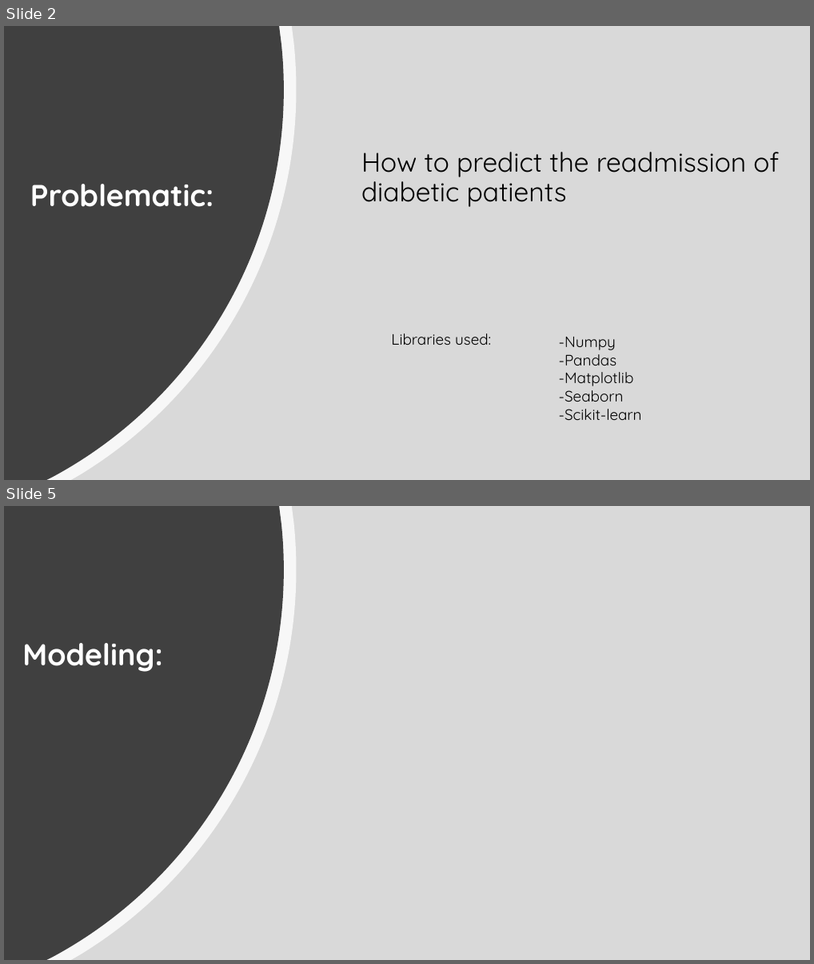
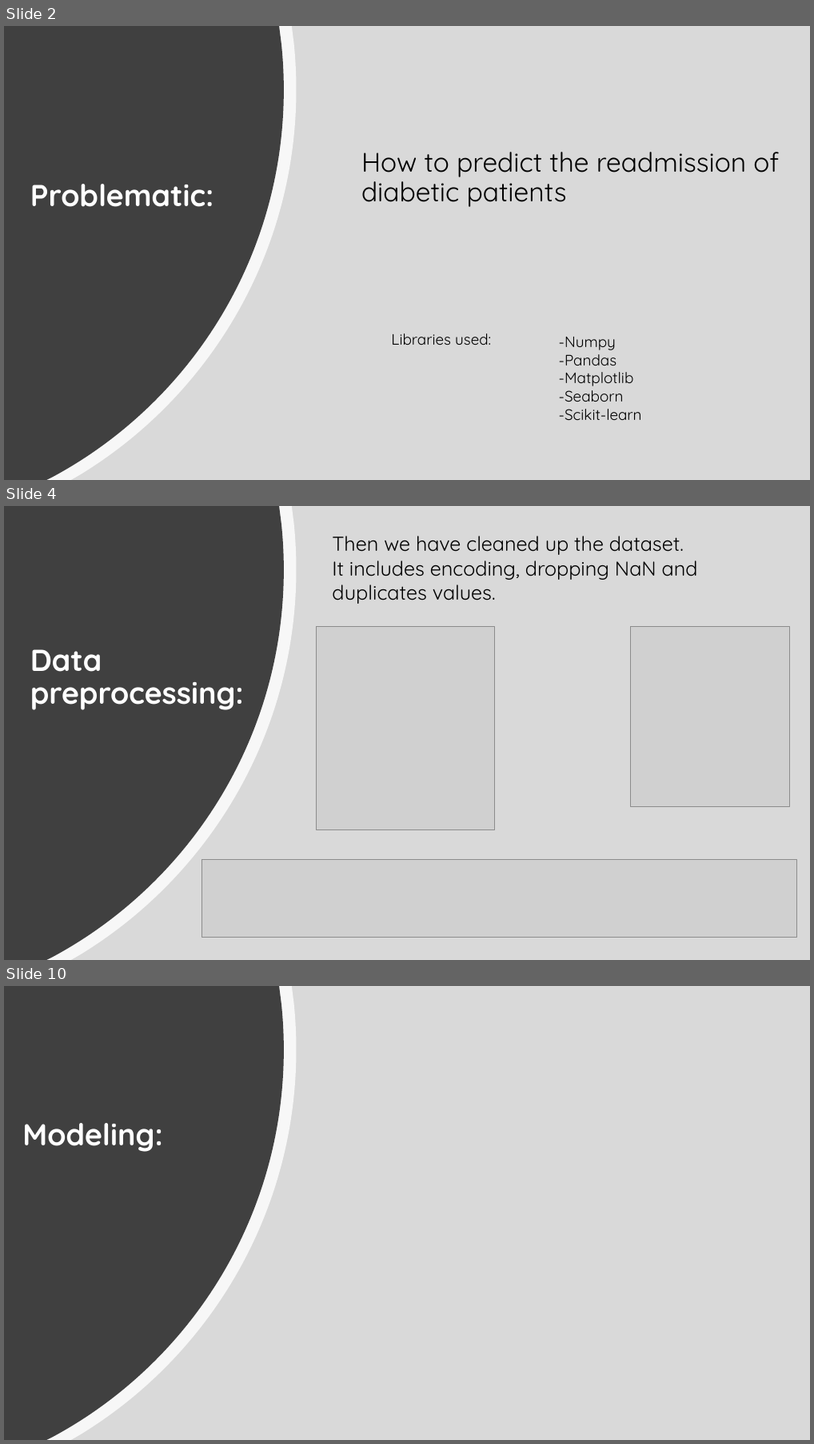
Before and after one commit to Const679/Python-Diabete, a slide deck: Readmission of the Diabetics patients.pptx. Shown one above the other, each under a label of ours: slides 2 and 5 before the commit, slides 2, 4 and 10 after it; the slides between them are not shown. The pictures are 814x964 and 814x1444 pixels, drawn with LibreOffice and Linux fonts; fonts in the diff are those of the drawing; grey boxes stand for pictures. Boxes give left, top, right and bottom in pixels: in the first picture for what was removed or moved away, otherwise in the second. Text is boxed around its words. In the diff, an @@ line names an element or a change of style, - is before the commit and + after.

```diff
--- a/Readmission of the Diabetics patients.pptx
+++ b/Readmission of the Diabetics patients.pptx
@@ slide 4 added at (4, 506, 810, 960), background #FFFFFF @@
@@ rectangle added at (4, 506, 810, 960), fill #D9D9D9 @@
@@ freeform shape added at (4, 506, 297, 960), fill #FFFFFF at 80% opacity @@
@@ freeform shape added at (4, 506, 284, 960), fill #404040 @@
@@ text added at (332, 536, 698, 604), 24 pt, text #000000 @@
+Then we have cleaned up the dataset.
+It includes encoding, dropping NaN and duplicates values.
@@ title added at (30, 649, 244, 710), 36 pt, text #FFFFFF, bold @@
+Data preprocessing:
@@ picture added at (317, 626, 494, 830) @@
@@ picture added at (630, 626, 790, 806) @@
@@ picture added at (202, 860, 797, 937) @@
@@ what was slide 5 is now slide 10 @@
```
Also in this commit, not shown: 2 slides changed, 4 other slides added.
